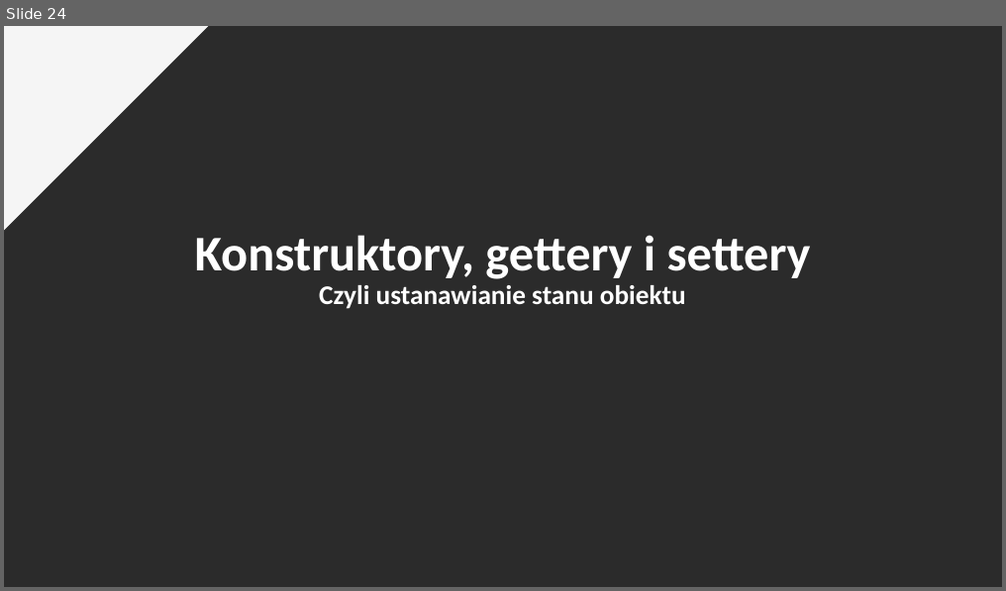
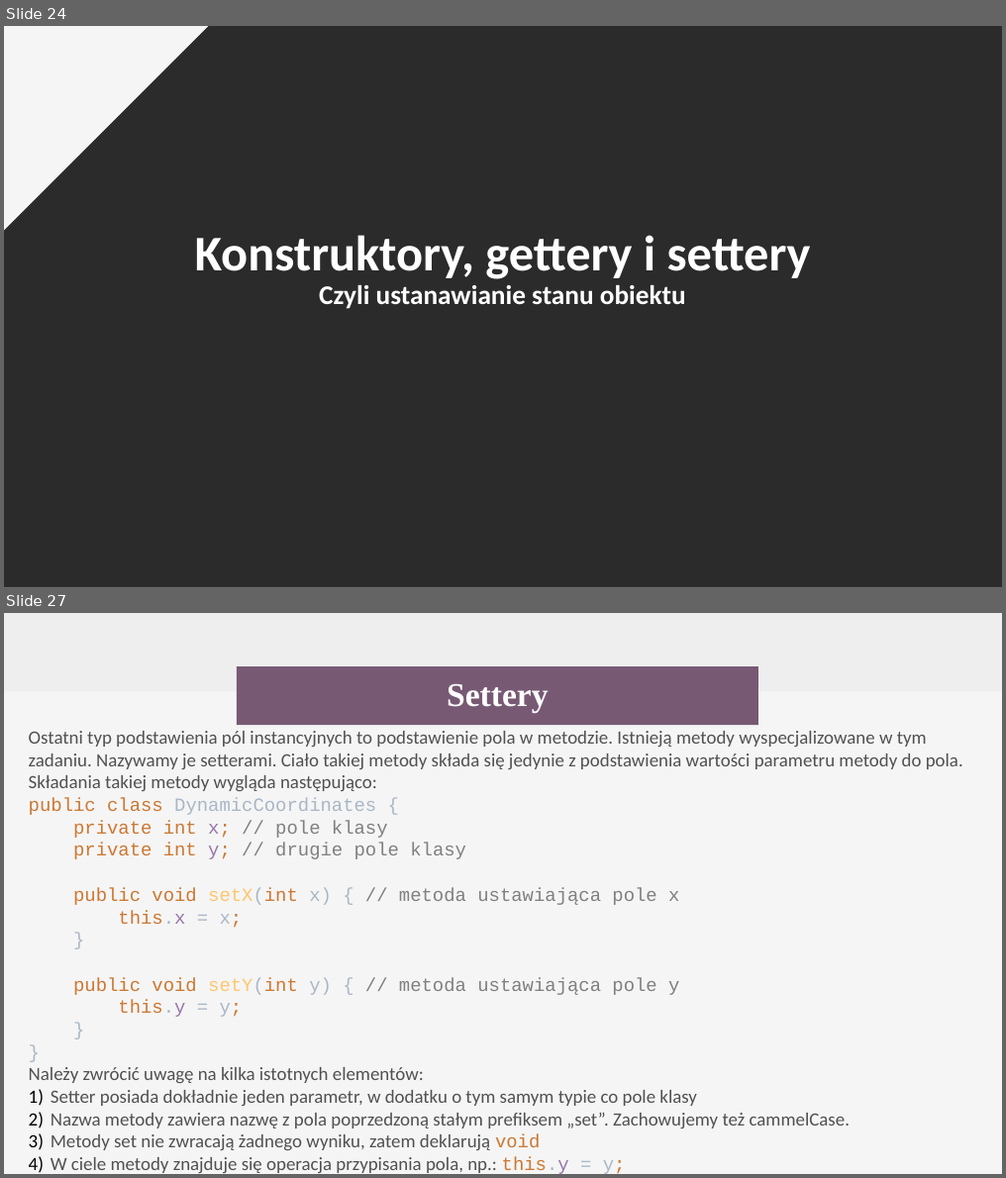
Before and after one commit to testuser-design/TESTwro8_Podstawy_programowania, a slide deck: Wstęp do programowania 20200718.odp. Shown one above the other, each under a label of ours: slide 24 before the commit, slides 24 and 27 after it; the slides between them are not shown. The pictures are 1006x591 and 1006x1178 pixels, drawn with LibreOffice and Linux fonts; fonts in the diff are those of the drawing; background and template pictures are left out; a plain dark background stands for a picture behind light text. Boxes give left, top, right and bottom in pixels: in the first picture for what was removed or moved away, otherwise in the second. Text is boxed around its words. In the diff, an @@ line names an element or a change of style, - is before the commit and + after.

```diff
--- a/Wstęp do programowania 20200718.odp
+++ b/Wstęp do programowania 20200718.odp
@@ slide 27 added at (4, 613, 1002, 1174), background #F5F5F5 @@
@@ rectangle added at (4, 613, 1002, 691), fill #EEEEEE @@
@@ rectangle added at (237, 666, 758, 725), fill #775973, 32 pt, text #FFFFFF, bold @@
+Settery
@@ text added at (29, 731, 963, 1174), 18 pt, text #515151 @@
+Ostatni typ podstawienia pól instancyjnych to podstawienie pola w metodzie. Istnieją metody wyspecjalizowane w tym zadaniu. Nazywamy je setterami. Ciało takiej metody składa się jedynie z podstawienia wartości parametru metody do pola. Składania takiej metody wygląda następująco:
+public class DynamicCoordinates {
+private int x; // pole klasy
+private int y; // drugie pole klasy
+public void setX(int x) { // metoda ustawiająca pole x
+this.x = x;
+}
+public void setY(int y) { // metoda ustawiająca pole y
+this.y = y;
+}
+}
+Należy zwrócić uwagę na kilka istotnych elementów:
+1) Setter posiada dokładnie jeden parametr, w dodatku o tym samym typie co pole klasy
+2) Nazwa metody zawiera nazwę z pola poprzedzoną stałym prefiksem „set”. Zachowujemy też cammelCase.
+3) Metody set nie zwracają żadnego wyniku, zatem deklarują void
+4) W ciele metody znajduje się operacja przypisania pola, np.: this.y = y;
```
Also in this commit, not shown: 1 slide changed, 7 other slides added.
